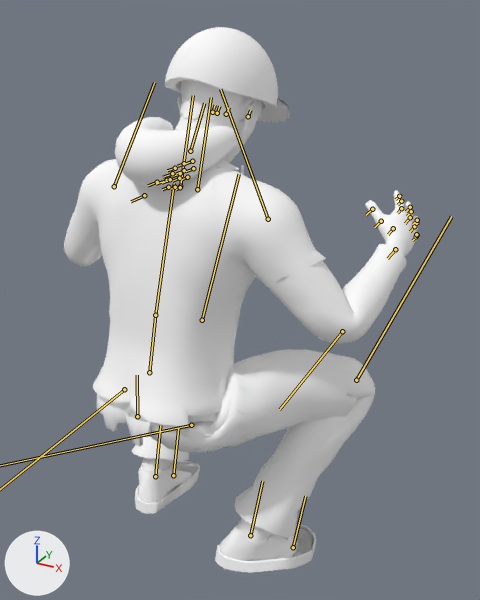
A saved change to the glTF model assets/models/rider.glb.
Rendered twice from a 50 mm camera at (0.778, -0.978, 1.666) aimed at (0.069, 0.31, 1.022). The lights are fixed; the arrows at lower left show +X, +Y and +Z. The older version comes first. Both versions are drawn at frame 14 of the action 'heelwhip'; the numbers are the values there. The bones that change, and the others that lie on the model, are drawn over the model as lines.

The first picture shows 'arms_skin', 'body', 'hair', 'helmet_1', 'legs_skin', 'pants_0', 'pants_1', 'shoes_0', 'shoes_1', 'top_0', 'top_1', 'top_2' and 1 more.
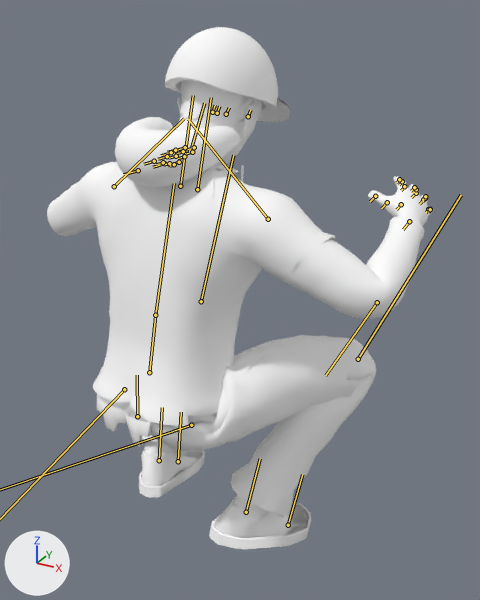
Edits to the scene script, one JSON object a line:
```json
{"block": "bone_upperarm_l", "where": "bone_upperarm_l = bpy.data.objects['Armature'].pose.bones['upperarm_l']  # child of 'clavicle_l'"}
{"op": "set", "path": "bone_upperarm_l.rotation_quaternion", "old": "(0.965, 0.101, 0.025, -0.241)", "new": "(0.901, 0.095, 0.044, -0.42)", "note": "degrees (11, 6, -27) -> degrees (8, 9, -49)"}
{"block": "bone_upperarm_r", "where": "bone_upperarm_r = bpy.data.objects['Armature'].pose.bones['upperarm_r']  # child of 'clavicle_r'"}
{"op": "set", "path": "bone_upperarm_r.rotation_quaternion", "old": "(0.965, 0.101, -0.025, 0.241)", "new": "(0.901, 0.095, -0.044, 0.42)", "note": "degrees (11, -6, 27) -> degrees (8, -9, 49)"}
{"block": "bone_thigh_l", "where": "bone_thigh_l = bpy.data.objects['Armature'].pose.bones['thigh_l']  # child of 'pelvis'"}
{"op": "set", "path": "bone_thigh_l.rotation_quaternion", "old": "(0.709, 0.683, 0.121, -0.125)", "new": "(0.66, 0.731, 0.129, -0.116)", "note": "degrees (88, 20, -1) -> degrees (96, 20, 2)"}
{"block": "bone_shin_l", "where": "bone_shin_l = bpy.data.objects['Armature'].pose.bones['shin_l']  # child of 'thigh_l'"}
{"op": "set", "path": "bone_shin_l.rotation_quaternion", "old": "(0.501, -0.866, 0.0, 0.0)", "new": "(0.439, -0.898, 0.0, 0.0)", "note": "degrees (-120, 0, 0) -> degrees (-128, 0, 0)"}
{"block": "bone_thigh_r", "where": "bone_thigh_r = bpy.data.objects['Armature'].pose.bones['thigh_r']  # child of 'pelvis'"}
{"op": "set", "path": "bone_thigh_r.rotation_quaternion", "old": "(0.709, 0.683, -0.121, 0.125)", "new": "(0.66, 0.731, -0.129, 0.116)", "note": "degrees (88, -20, 1) -> degrees (96, -20, -2)"}
{"block": "bone_shin_r", "where": "bone_shin_r = bpy.data.objects['Armature'].pose.bones['shin_r']  # child of 'thigh_r'"}
{"op": "set", "path": "bone_shin_r.rotation_quaternion", "old": "(0.501, -0.866, 0.0, 0.0)", "new": "(0.439, -0.898, 0.0, 0.0)", "note": "degrees (-120, 0, 0) -> degrees (-128, 0, 0)"}
```

Location of each change, (x1, y1, x2, y2) in pixels of the pictures (480 x 600 px):
```json
{"object": "top_1", "change": "posed", "before": [64, 117, 406, 447], "after": [47, 117, 424, 447], "on screen": "10% wider"}
{"object": "pants_0", "change": "posed", "before": [131, 350, 375, 538], "after": [143, 335, 376, 515]}
{"object": "pants_1", "change": "posed", "before": [125, 351, 356, 453], "after": [150, 336, 357, 451]}
{"object": "shoes_1", "change": "posed", "before": [135, 458, 316, 572], "after": [139, 440, 311, 549]}
{"object": "shoes_0", "change": "posed", "before": [136, 460, 315, 573], "after": [139, 448, 309, 549], "on screen": "11% shorter"}
{"object": "body", "change": "posed", "before": [126, 97, 420, 442], "after": [154, 97, 433, 441]}
{"object": "top_0", "change": "posed", "before": [81, 230, 326, 446], "after": [67, 183, 335, 446], "on screen": "mostly hidden"}
{"object": "legs_skin", "change": "posed", "before": [205, 356, 336, 432], "after": [205, 349, 253, 433]}
{"object": "arms_skin", "change": "posed", "before": [242, 238, 408, 312], "after": [239, 210, 423, 278], "on screen": "mostly hidden"}
{"object": "top_2", "change": "posed", "before": [101, 162, 250, 274], "after": [100, 164, 238, 223], "on screen": "mostly hidden"}
{"bone": "upperarm_l", "before": "(114, 186) to (154, 82)", "after": "(114, 186) to (184, 118)"}
{"bone": "upperarm_r", "before": "(268, 219) to (220, 89)", "after": "(268, 219) to (188, 119)"}
{"bone": "shin_l", "before": "(202, 320) to (239, 174)", "after": "(201, 301) to (233, 155)"}
{"bone": "shin_r", "before": "(356, 380) to (451, 216)", "after": "(358, 359) to (461, 195)"}
```
